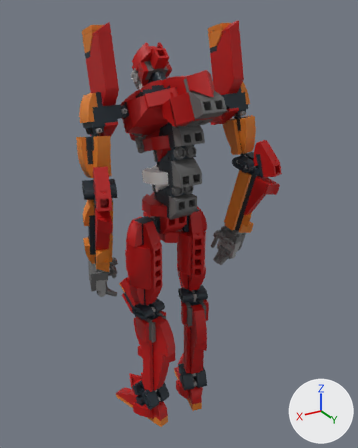
A saved change to the COLLADA model models/evangelions/evangelion-02/exports/evangelion-02.dae.
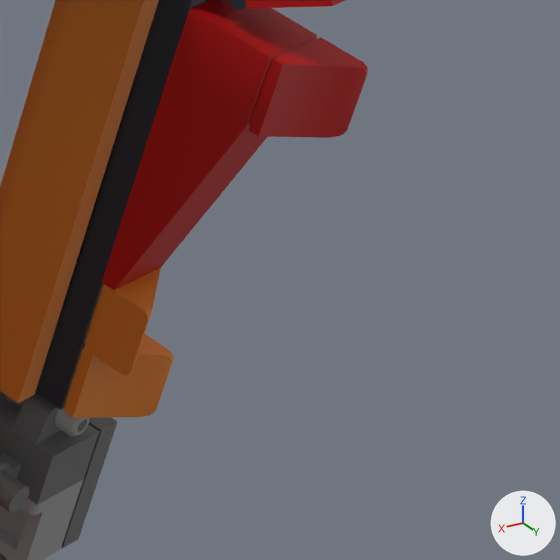
The first picture shows the older version from a camera (50 mm lens) standing at (0.165, 0.291, 0.145) and looking at (-0.004, 0.009, 0.004). The close-ups show both versions on the part from 64% to 85% of the width and 39% to 56% of the height of that picture; other places that the commit changed are outside them. The axes (+X, +Y, +Z) are drawn at lower right. The lights are the same throughout. Where no turn or scale is listed for an object, it has been applied to the vertices.

Before the edit, the objects in view are built like this:
```python
me_node_009 = bpy.data.meshes.new('Node.009')
me_node_009.from_pydata(...)  # 42 vertices, 79 faces; spans x -0.004..0.004, y -0.004..0.004, z 0.0..0.00624
me_node_009.materials.append(mat_red_material)  # red #b40000
me_node_027 = bpy.data.meshes.new('Node.027')
me_node_027.from_pydata(...)  # 299 vertices, 576 faces; spans x -0.0023..0.0023, y -0.008..0.008, z -0.008..0.0023
me_node_027.materials.append(mat_light_bluish_grey_material)  # grey #969696
me_node_040 = bpy.data.meshes.new('Node.040')
me_node_040.from_pydata(...)  # 42 vertices, 79 faces; spans x -0.004..0.004, y -0.004..0.004, z 0.0..0.00624
me_node_040.materials.append(mat_orange_material)  # orange #d67923
ob_node_384 = bpy.data.objects.new('Node.384', me_node_009)
ob_node_384.location = (-0.0578, 0.0401, 0.0315)
ob_node_384.rotation_euler = (-0.086, 1.854, 1.763)  # degrees (-4.9, 106, 101)
ob_node_385 = bpy.data.objects.new('Node.385', me_node_040)
ob_node_385.location = (-0.0535, 0.0225, 0.0035)
ob_node_385.rotation_euler = (0.0861, -1.854, -1.379)  # degrees (4.9, -106, -79)
ob_node_386 = bpy.data.objects.new('Node.386', me_node_040)
ob_node_386.location = (-0.0531, 0.0203, -0.0042)
ob_node_386.rotation_euler = (-0.0863, 1.854, 1.763)  # degrees (-4.9, 106, 101)
ob_node_390 = bpy.data.objects.new('Node.390', me_node_027)
ob_node_390.location = (-0.0507, 0.0117, -0.0091)
ob_node_390.rotation_euler = (2.86, 0.0239, 0.275)  # degrees (164, 1.4, 16)
# also in view: 'Node.393' at (-0.048, 0.01, -0.016); 'Node.375' at (-0.047, 0.021, 0.017); 'Node.395' at (-0.056, 0.007, -0.019); 'Node.394' at (-0.051, 0.008, -0.022); 'Node.391' at (-0.052, 0.014, -0.013)
```
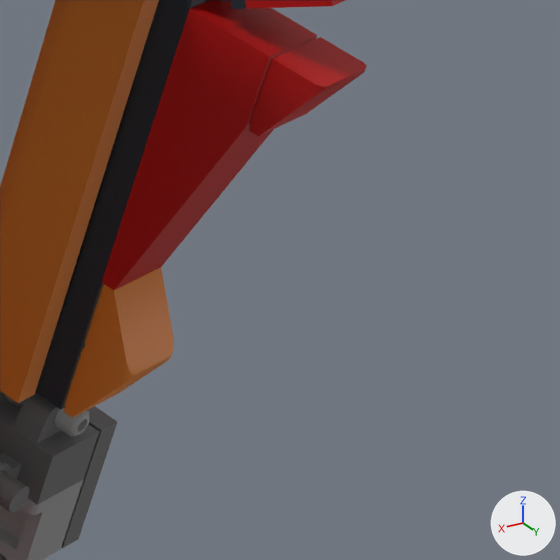
Location of each change, (x1, y1, x2, y2) in pixels of the close-ups (560 x 560 px):
'Node.384', turned: before (249, 37, 368, 138); after (249, 37, 367, 136)
'Node.385', turned: before (84, 267, 161, 376); after (84, 267, 174, 377)
'Node.386', turned: before (64, 334, 173, 418); after (64, 348, 171, 418)

What the commit changed:
Object 'Node.384' (ob_node_384) turns from (-4.9, 106, 101) to (-74, -179, 16) degrees about x, y and z.
Object 'Node.385' (ob_node_385) turns from (4.9, -106, -79) to (-106, 1.4, 16) degrees about x, y and z.
Object 'Node.386' (ob_node_386) turns from (-4.9, 106, 101) to (-74, -179, 16) degrees about x, y and z.
